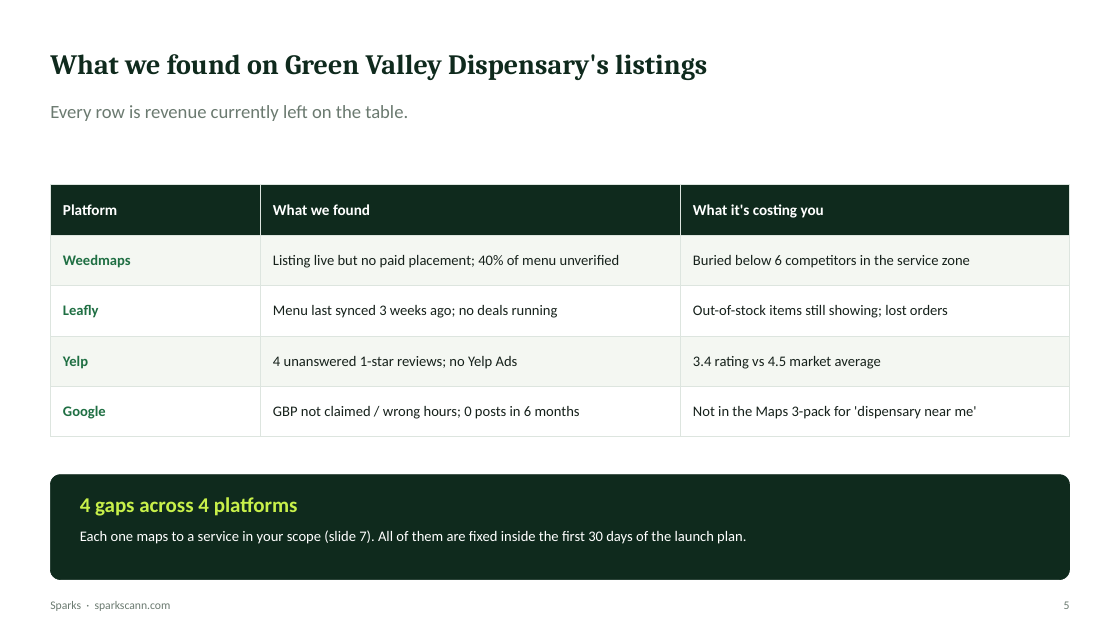
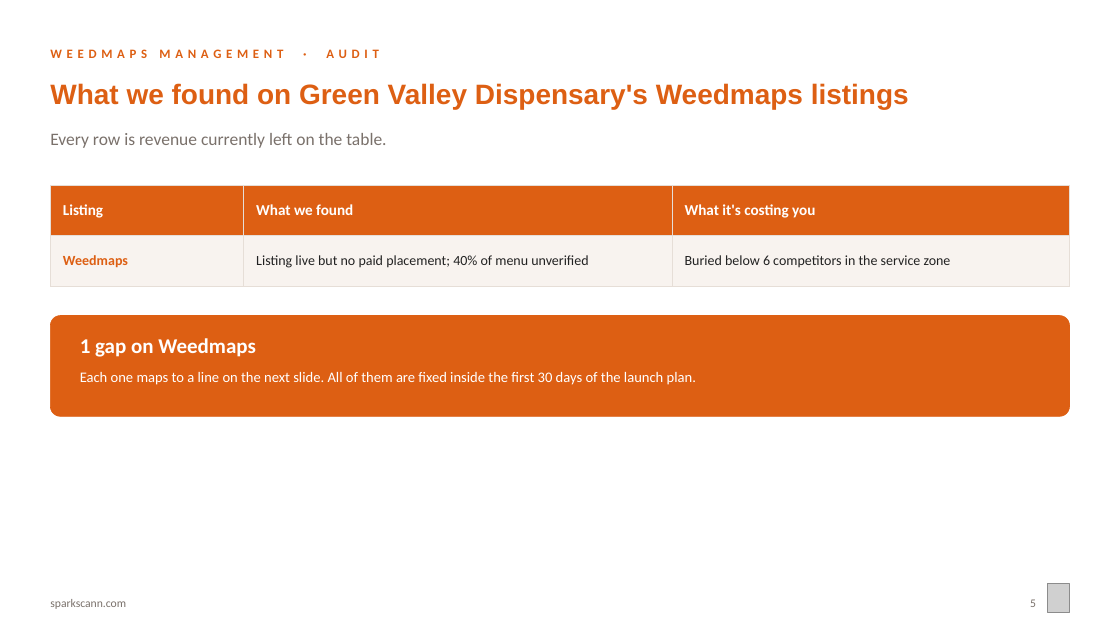
Before and after one commit to sparksmanagement/pitchdeckspecialist, a slide deck: slide 5 of decks/Sparks-x-example-green-valley.pptx. Drawn at 1120x630 pixels with LibreOffice and Linux fonts; fonts in the diff are those of the drawing; grey boxes stand for pictures. Boxes give left, top, right and bottom in pixels: in the first picture for what was removed or moved away, otherwise in the second. Text is boxed around its words. In the diff, an @@ line names an element or a change of style, - is before the commit and + after.

```diff
--- a/decks/Sparks-x-example-green-valley.pptx
+++ b/decks/Sparks-x-example-green-valley.pptx
@@ text added at (x1=50, y1=49, x2=378, y2=58), 11 pt, text #DD5F13, bold @@
+WEEDMAPS MANAGEMENT · AUDIT
@@ text at (x1=50, y1=83, x2=909, y2=109): text changed; font Cambria to Arial; text colour #0F2A1D to #DD5F13 @@
-What we found on Green Valley Dispensary's listings
+What we found on Green Valley Dispensary's Weedmaps listings
@@ text "Every row is revenue currently ..." moved from (x1=50, y1=105, x2=408, y2=121) to (x1=50, y1=133, x2=386, y2=148) @@
@@ text "Every row is revenue currently ..." at (x1=50, y1=133, x2=386, y2=148): size 16 to 15 pt, text colour #6B7A70 to #7A716B @@
@@ table at (x1=50, y1=186, x2=1070, y2=272) @@
-row 1, column 1: Platform
+row 1, column 1: Listing
-row 3: Leafly | Menu last synced 3 weeks ago; no deals running | Out-of-stock items still showing; lost orders
-row 4: Yelp | 4 unanswered 1-star reviews; no Yelp Ads | 3.4 rating vs 4.5 market average
-row 5: Google | GBP not claimed / wrong hours; 0 posts in 6 months | Not in the Maps 3-pack for 'dispensary near me'
@@ rounded rectangle added at (x1=50, y1=316, x2=1070, y2=417), fill #DD5F13, outline #DD5F13 0.5 pt @@
@@ text added at (x1=80, y1=338, x2=256, y2=357), 18 pt, text #FFFFFF, bold @@
+1 gap on Weedmaps
@@ text at (x1=80, y1=372, x2=696, y2=385): text changed @@
-Each one maps to a service in your scope (slide 7). All of them are fixed inside the first 30 days of the launch plan.
+Each one maps to a line on the next slide. All of them are fixed inside the first 30 days of the launch plan.
@@ rounded rectangle removed at (x1=50, y1=475, x2=1070, y2=580) @@
@@ text removed at (x1=80, y1=497, x2=298, y2=516) @@
-4 gaps across 4 platforms
@@ text at (x1=50, y1=599, x2=126, y2=609): text changed; text colour #6B7A70 to #7A716B @@
-Sparks · sparkscann.com
+sparkscann.com
@@ text "5" moved from (x1=1064, y1=601, x2=1070, y2=609) to (x1=1030, y1=599, x2=1036, y2=607) @@
@@ text "5" at (x1=1030, y1=599, x2=1036, y2=607): text colour #6B7A70 to #7A716B @@
@@ picture added at (x1=1048, y1=584, x2=1070, y2=613) @@
```
Also in this commit, not shown: 8 other slides changed, 6 slides added, 5 slides removed, 16 other files.
